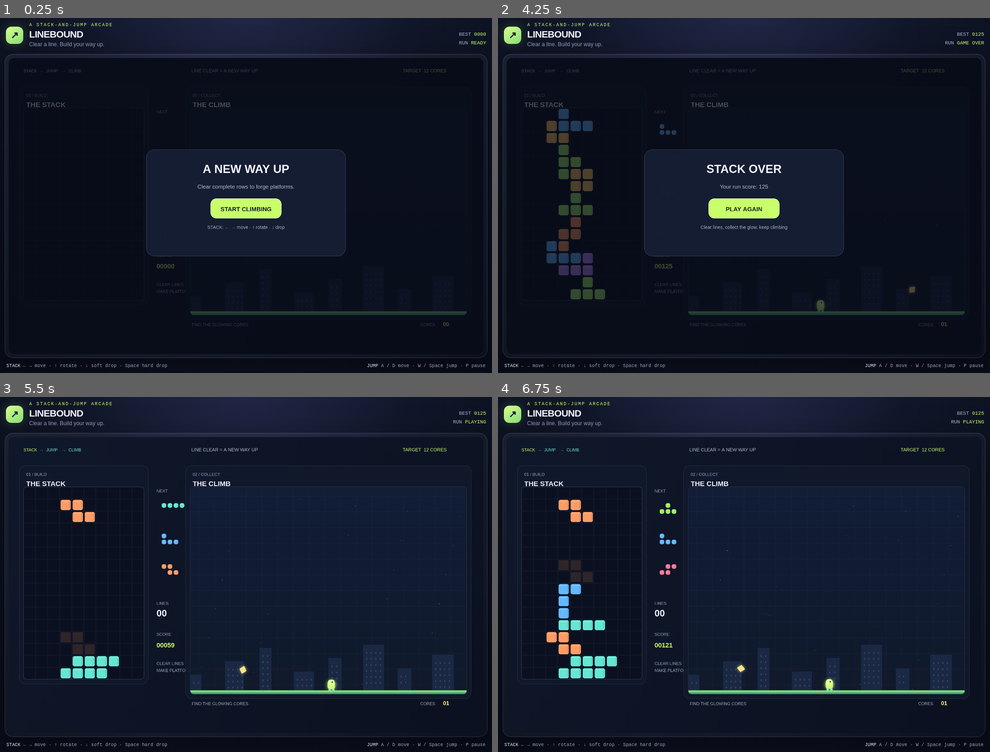
Above: before the commit, frames 1-4 (two rows, left to right).
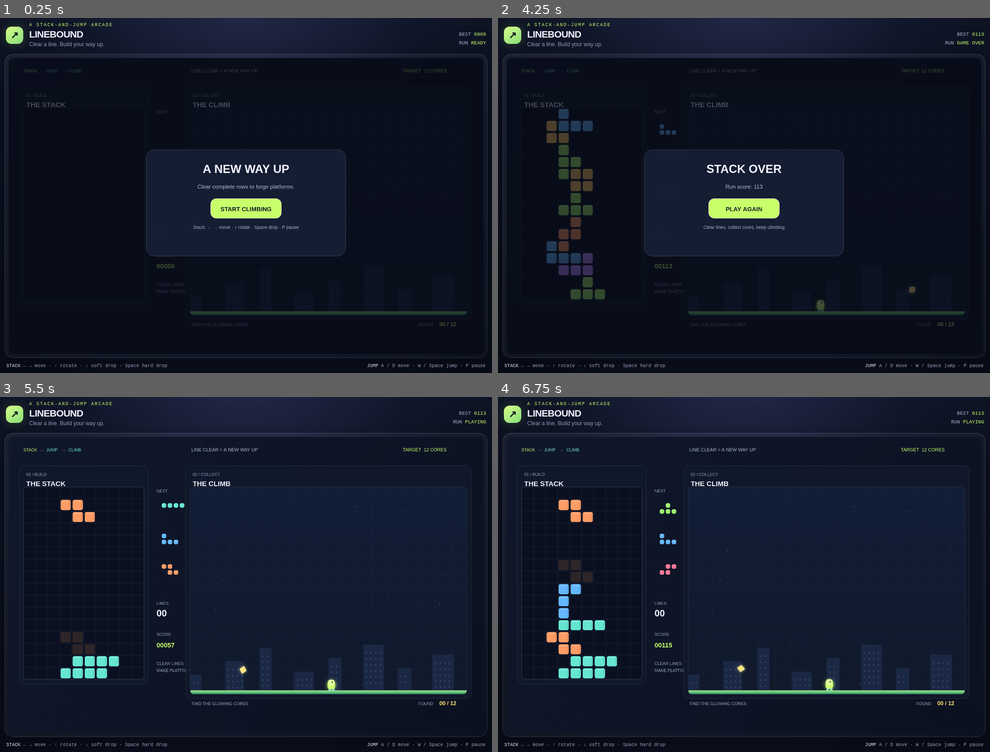
Above: after the commit, the same moments.

Repository: thiagoaiden32-cmd/PlayGround
Game: browser game, page index.html
The game is run twice, just before and just after one commit, with the same random seed, the same clock (stepped at 60 frames per second) and the same inputs.
Inputs (mouse positions are in pixels of both pictures, inside the frame that each line leads up to):
- Up to frame 1 (0.25 s): no input
- Up to frame 2 (4.25 s): click "NEXT" at 0.27 s; hold Right 1.03-1.53 s; click (744, 234) at 1.07 s; tap Shift every 0.5 s from 1.1 to 4.1 s; hold Down 1.58-1.85 s; click (650, 177) at 1.67 s; hold Left 1.9-2.47 s; click (837, 160) at 2.27 s; hold Up 2.52-2.82 s; tap Space at 2.52 s; click (812, 266) at 2.87 s; hold Right 2.87-3.53 s; click (625, 280) at 3.47 s; tap A at 3.52 s; hold Up 3.58-3.82 s; hold Left from 3.87 s (still down); click (744, 145) at 4.07 s
- Up to frame 3 (5.5 s): release Left at 4.3 s; hold Down 4.35-4.68 s; tap D at 4.52 s; tap Shift at 4.6, 5.1 s; click (388, 599) at 4.67 s; hold Right 4.73-5.23 s; click (103, 585) at 5.27 s; hold Down from 5.28 s (still down)
- Up to frame 4 (6.75 s): tap W at 5.52 s; release Down at 5.55 s; hold Left 5.6-6.17 s; tap Shift at 5.6, 6.1, 6.6 s; click (694, 688) at 5.87 s; hold Up 6.22-6.52 s; click (793, 482) at 6.47 s; tap P at 6.52 s; hold Right from 6.57 s (still down)

The runs differ from the first frame. In frame 1, 0.1% of the frame differs, in the area x 39-93%, y 58-87%; in frame 2, 0.2%, in the area x 34-99%, y 4-87%; in frame 3, less than 0.1%; in frame 4, less than 0.1%.

Commit message:
Save source and v2 conversation for issue #4
Run: 42307037303
Generation: 42307037303-1794005415243

Diff:
--- a/index.html
+++ b/index.html
@@ -1,7 +1,7 @@
 <!doctype html>
 <html lang="en">
 <head>
-<meta charset="utf-8"><meta name="viewport" content="width=device-width,initial-scale=1,viewport-fit=cover"><meta name="theme-color" content="#0b1020">
+<meta charset="utf-8"><meta name="viewport" content="width=device-width,initial-scale=1,viewport-fit=cover"><meta name="theme-color" content="#0b1020"><link rel="icon" href="data:,">
 <title>LINEBOUND — Stack. Jump. Climb.</title>
 <style>
 @import url('https://fonts.googleapis.com/css2?family=DM+Mono:wght@400;500&family=Space+Grotesk:wght@400;500;600;700&display=swap');
@@ -12,7 +12,7 @@
 <body><main class="shell"><header class="topbar"><div class="brand"><div class="mark">↗</div><div><div class="eyebrow"> …(234 unchanged characters)…
 <div class="game-frame"><canvas id="game" aria-label="Linebound game"></canvas></div>
 <div class="footer"><span><b>STACK</b> ← → move · ↑ rotate · ↓ soft drop · Space hard drop</span><span><b>JUMP</b> A / D move · W / Space jump · P pause</span></div>
-<div class="mobile-controls" aria-label="Touch game controls …(343 unchanged characters)… data-key="w" class="jump">JUMP</button></div>
+<div class="mobile-controls" aria-label="Touch game controls …(343 unchanged characters)… data-key="w" class="jump">JUMP</button><button data-key="p" aria-label="Pause game">Ⅱ</button></div>
 </main>
 <script>
 (()=>{'use strict';
@@ -21,40 +21,40 @@
 const SHAPES=[[[1,1,1,1]],[[1,0,0],[1,1,1]],[[0,0,1],[1,1,1]],[[1,1],[1,1]],[[0,1,1],[1,1,0]],[[0,1,0],[1,1,1]],[[1,1,0],[0,1,1]]];
 let mobile=false,W=1024,H=640,board={},arena={},cell=28,grid=[],piece=null,next=[],platforms=[],cores=[],particles=[],p …(219 unchanged characters)…
 bestEl.textContent=String(best).padStart(4,'0');
-function layout(){mobile=innerWidth<700;if(mobile){W=420;H=800;cell=19;board={x:14,y:68,w:cell*10,h:cell*16};arena={x:14,y:433,w:392,h:330};canvas.width=W*2;canvas.height=H*2;c …(238 unchanged characters)…
+function layout(){mobile=innerWidth<700;if(mobile){W=420;H=680;cell=17;board={x:14,y:68,w:cell*10,h:cell*16};arena={x:14,y:405,w:392,h:230};canvas.width=W*2;canvas.height=H*2;c …(238 unchanged characters)…
 function blank(){return Array.from({length:16},()=>Array(10).fill(0))}function reset(){grid=blank();next=[];for(let i=0 …(327 unchanged characters)…
 function randShape(){let n=Math.floor(Math.random()*SHAPES.length);return {shape:SHAPES[n].map(r=>r.slice()),color:COLORS[n],type:n};}function takePiece(){let p=next.shift();next.push(randShape());return {...p,x:3,y:0};}
 function fits(p,dx=0,dy=0,s=p.shape){for(let y=0;y<s.length;y++)for(let x=0;x<s[y].length;x++)if(s[y][x]){let bx=p.x+x+dx,by=p.y+y+dy;if(bx<0||bx>=10||by>=16||by>=0&&grid[by][bx])return false;}return true;}
 function lock(){for(let y=0;y<piece.shape.length;y++)for(let x=0;x<piece.shape[y].length;x++)if(piece.shape[y][x]){let  …(690 unchanged characters)…
-function makePlatform(seed=clears){let tier=seed%4,width=are …(129 unchanged characters)… ];platforms.push({x,y,w:width,h:10,life:1500,age:0,phase:Math.random()*6});if(platfo …(79 unchanged characters)…
+function makePlatform(seed=clears){let tier=seed%4,width=are …(129 unchanged characters)… ];platforms.push({x,y,w:width,h:10,life:24,age:0,phase:Math.random()*6});if(platfo …(79 unchanged characters)…
 function spawnCore(x,y){cores.push({x:x??arena.x+35+Math.random()*(arena.w-70),y:y??arena.y+arena.h-53,r:7,phase:Math.random()*6,alive:true});}
-function endGame(){over=true;statusEl.textContent='GAME OVER';if(score>best){best=score;localStorage.setItem('linebound-best',best);bestEl.textContent=String(best).padStart(4,'0');}}
+function endGame(victory=false){over=true;won=victory;statusEl.textContent=victory?'SUMMIT':'GAME OVER';if(score>best){best=score;localStorage.setItem('linebound-best',best);bestEl.textContent=String(best).padStart(4,'0');}}
 function rotate(){let s=piece.shape[0].map((_,i)=>piece.shape.map(r=>r[i]).reverse());for(let k of [0,-1,1,-2,2])if(fits(piece,k,0,s)){piece.x+=k;piece.shape=s;return;}}
-function hardDrop(){while(fits(piece,0,1))piece.y++;score+=Math.max(0,piece.y)*2;lock();}
+function hardDrop(){let startY=piece.y;while(fits(piece,0,1))piece.y++;score+=(piece.y-startY)*2;lock();}
 function burst(x,y,c,n=8){for(let i=0;i<n;i++)particles.push({x,y,vx:(Math.random()-.5)*140,vy:(Math.random()-.8)*150,life:.45+Math.random()*.55,color:c,r:2+Math.random()*3});}
 function hit(a,b){return a.x<b.x+b.w&&a.x+a.w>b.x&&a.y<b.y+b.h&&a.y+a.h>b.y;}
-function update(dt){anim+=dt;if(toast){toast.life-=dt;if(toa …(1109 unchanged characters)… or(let q of platforms){q.age+=dt;q.life--;}platforms=platforms.filter(q=>q.life>0);}
+function update(dt){anim+=dt;if(toast){toast.life-=dt;if(toa …(1109 unchanged characters)… or(let q of platforms){q.age+=dt;q.life-=dt;}platforms=platforms.filter(q=>q.life>0);}
 function roundRect(x,y,w,h,r,fill,stroke){ctx.beginPath();ctx.roundRect(x,y,w,h,r);if(fill){ctx.fillStyle=fill;ctx.fill()}if(stroke){ctx.strokeStyle=stroke;ctx.stroke();}}
 function text(s,x,y,size,color='#eff2ff',font='600'){ctx.fillStyle=color;ctx.font=`${font} ${size}px "Space Grotesk",sans-serif`;ctx.fillText(s,x,y);}
 function panel(x,y,w,h,title,kicker){roundRect(x,y,w,h,13,'#11192bee','#ffffff16');text(kicker.toUpperCase(),x+15,y+22,9,'#9aa4c6','500');text(title,x+15,y+44,15,'#f1f3ff','700');}
 function drawBoard(){let b=board,c=cell;panel(b.x-9,b.y-46,b.w+18,b.h+56,'THE STACK','01 / BUILD');roundRect(b.x,b.y,b. …(645 unchanged characters)…
-if(!mobile){let sx=b.x+b.w+27;text('NEXT',sx,b.y+12,9,'#9aa4 …(548 unchanged characters)… ,sx,sy,9,'#9aa4c6','500');let q=next[0];for(let y=0;y<q.shape.length;y++)for(let …(403 unchanged characters)…
+if(!mobile){let sx=b.x+b.w+27;text('NEXT',sx,b.y+12,9,'#9aa4 …(548 unchanged characters)… ,sx,sy,9,'#9aa4c6','500');let q=next[0];if(q)for(let y=0;y<q.shape.length;y++)for(let …(403 unchanged characters)…
 function block(x,y,s,color){roundRect(x+1,y+1,s-2,s-2,4,color);ctx.fillStyle='#ffffff38';ctx.fillRect(x+4,y+3,Math.max(3,s-9),2);ctx.fillStyle='#00000018';ctx.fillRect(x+s-5,y+5,2,s-10);}
 function drawArena(){let a=arena;panel(a.x-10,a.y-46,a.w+20,a.h+56,'THE CLIMB','02 / COLLECT');roundRect(a.x,a.y,a.w,a. …(670 unchanged characters)…
 // Soft distant skyline
 for(let i=0;i<9;i++){let bw=24+(i*17%32),bx=a.x+i*(a.w/8),bh=34+(i*29%80);ctx.fillStyle='#1a2844';ctx.fillRect(bx,a.y+a.h-8-bh,bw,bh);for(let wy=a.y+a.h-bh+8;wy<a.y+a.h-15;wy+=13)for(let wx=bx+6;wx<bx+bw-4;wx+=10){ctx.fillStyle='#b8d7ff21';ctx.fillRect(wx,wy,3,4);}}
-platforms.forEach((q,i)=>{let fade=Math.min(1,q.life/100);ctx.shadowColor='#69e8d0';ctx.shadowBl …(337 unchanged characters)…
+platforms.forEach((q,i)=>{let fade=Math.min(1,q.life/4);ctx.shadowColor='#69e8d0';ctx.shadowBl …(337 unchanged characters)…
 cores.forEach(c=>{let bob=Math.sin(anim*3+c.phase)*3;ctx.save();ctx.translate(c.x,c.y+bob);ctx.rotate(anim*.8+c.phase); …(437 unchanged characters)…
-let statY=mobile?a.y+a.h+19:a.y+a.h+24;if(mobile){text('A / D MOVE',a.x+2,statY,9,'#9aa4c6','500');text('W JUMP',a.w+a.x-65,statY,9,'#c8ff6a','500');}else{text('FIND THE GLOWING CORES',a.x+3,statY,9,'#9aa4c6','500');text('CORES',a.x+a.w-100,statY,9,'#9aa4c6','500');text(String(cores.length).padStart(2,'0'),a.x+a.w-51,statY,12,'#ffe477','700');}}
+let statY=mobile?a.y+a.h+19:a.y+a.h+24;if(mobile){text('A / D MOVE',a.x+2,statY,9,'#9aa4c6','500');text(`${collected} / ${target} CORES`,a.x+a.w-111,statY,9,'#c8ff6a','500');}else{text('FIND THE GLOWING CORES',a.x+3,statY,9,'#9aa4c6','500');text('FOUND',a.x+a.w-104,statY,9,'#9aa4c6','500');text(`${String(collected).padStart(2,'0')} / ${target}`,a.x+a.w-59,statY,12,'#ffe477','700');}}
 function drawPlayer(){let p=player;if(p.x===undefined)return;let x=p.x,y=p.y;ctx.save();ctx.translate(x+p.w/2,y+p.h/2); …(351 unchanged characters)…
 function drawHeader(){let y=27;text('STACK',board.x,31,9,'#c8ff6a','500');text('→',board.x+34,31,10,'#7985a8','500');te …(355 unchanged characters)…
 function overlay(title,sub,button,small){ctx.fillStyle='#070b16b8';ctx.fillRect(0,0,W,H);let x=mobile?35:W*.29,y=mobile …(385 unchanged characters)…
-function render(){ctx.clearRect(0,0,W,H);if(!grid.length)gri …(237 unchanged characters)… to forge platforms.','START CLIMBING','STACK: ← → move · ↑ rotate · ↓ drop');else if(over)overlay('STACK OVER','Your run score: '+Math.floor(score),'PLAY AGAIN','Clear lines, collect the glow, keep climbing');else if(paused)overlay …(90 unchanged characters)…
+function render(){ctx.clearRect(0,0,W,H);if(!grid.length)gri …(237 unchanged characters)… to forge platforms.','START CLIMBING','Stack: ← → move · ↑ rotate · Space drop · P pause');else if(over)overlay(won?'SUMMIT REACHED':'STACK OVER',won?`All ${target} cores found · score ${Math.floor(score)}`:'Run score: '+Math.floor(score),won?'CLIMB AGAIN':'PLAY AGAIN',won?'A perfect route is never the same twice':'Clear lines, collect cores, keep climbing');else if(paused)overlay …(90 unchanged characters)…
 function frame(t){let dt=Math.min(.04,(t-last)/1000||0);last=t;update(dt);render();requestAnimationFrame(frame);}
 function press(k){if(!started||over){reset();return;}if(paused){paused=false;statusEl.textContent='PLAYING';return;}if( …(289 unchanged characters)…
 window.addEventListener('keydown',e=>{let k=e.key;if(['ArrowLeft','ArrowRight','ArrowDown','ArrowUp',' '].includes(k))e.preventDefault();if(!keys[k])press(k);keys[k]=true;});window.addEventListener('keyup',e=>{keys[e.key]=false;});window.addEventListener('blur',()=>{keys={};touching={};});
 canvas.addEventListener('pointerdown',e=>{e.preventDefault();if(!started||over||paused){if(!started||over)reset();else{paused=false;statusEl.textContent='PLAYING';}return;} });
-document.querySelectorAll('.mobile-controls button').forEach …(150 unchanged characters)… owRight'||k==='ArrowDown'||k==='ArrowUp')press(k);else{touching[k]=true;}});let  …(142 unchanged characters)…
+document.querySelectorAll('.mobile-controls button').forEach …(150 unchanged characters)… owRight'||k==='ArrowDown'||k==='ArrowUp'||k==='p')press(k);else{touching[k]=true;}});let  …(142 unchanged characters)…
 window.addEventListener('resize',layout);layout();render();requestAnimationFrame(frame);
 })();
 </script></body></html>
Not shown, changed: .omgithub/checkpoint.json
Not shown, changed: .omgithub/conversation.json
